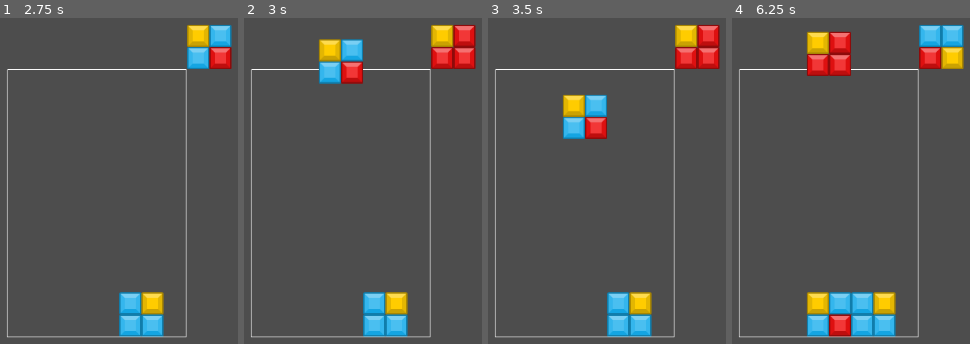
Above: before the commit, frames 1-4 (left to right).
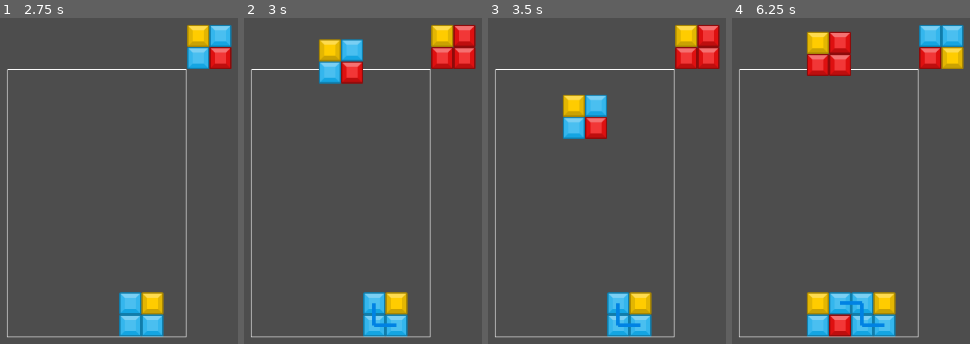
Above: after the commit, the same moments.

Repository: CosecantX/Looper
Game: Godot game, scene res://Scenes/game.tscn
The game is run twice, just before and just after one commit, with the same random seed, the same clock (stepped at 60 frames per second) and the same inputs.
Inputs:
- Up to frame 1 (2.75 s): hold Right (ui_right) 0.53-1.28 s; tap Z (rotate_ccw) at 0.6, 2.1 s; hold Down (ui_down) 1.28-2.03 s; tap X (rotate_cw) at 1.35 s; hold Right (ui_right) from 2.03 s (still down)
- Up to frame 2 (3 s): keep holding Right (ui_right); tap Enter at 2.75 s; tap X (rotate_cw) at 2.85 s
- Up to frame 3 (3.5 s): keep holding Right (ui_right)
- Up to frame 4 (6.25 s): release Right (ui_right) at 3.53 s; hold Left (ui_left) 3.53-5.03 s; tap Z (rotate_ccw) at 3.6, 5.1 s; tap X (rotate_cw) at 4.35, 5.85 s; hold Down (ui_down) 5.03-5.78 s; tap Space at 5.75 s; hold Right (ui_right) from 5.78 s (still down)

Frame 1 is identical in both runs. In frame 2, 0.2% of the frame differs, in the area x 53-65%, y 87-95%; in frame 3, 0.2%; in frame 4, 0.3%, in the area x 45-65%, y 86-95%.

Commit message:
added lines on blocks

Diff:
--- a/Scenes/Blocks/block.gd
+++ b/Scenes/Blocks/block.gd
@@ -3,6 +3,8 @@
 
 enum COLORS {RED, GREEN, BLUE, YELLOW}
 
+@export var line_color : Color
+
 @export var color : COLORS
 
 var pos : Vector2
--- a/Scenes/Blocks/blue_block.tscn
+++ b/Scenes/Blocks/blue_block.tscn
@@ -5,4 +5,5 @@
 
 [node name="Blue Block" instance=ExtResource("1_e38mp")]
 texture = ExtResource("2_wgtre")
+line_color = Color(0, 0.509804, 0.890196, 1)
 color = 2
--- a/Scenes/Blocks/green_block.tscn
+++ b/Scenes/Blocks/green_block.tscn
@@ -5,4 +5,5 @@
 
 [node name="Green Block" instance=ExtResource("1_x70dv")]
 texture = ExtResource("2_8577y")
+line_color = Color(0.462745, 1, 0.427451, 1)
 color = 1
--- a/Scenes/Blocks/red_block.tscn
+++ b/Scenes/Blocks/red_block.tscn
@@ -5,3 +5,4 @@
 
 [node name="Red Block" instance=ExtResource("1_6qecu")]
 texture = ExtResource("2_7oil5")
+line_color = Color(1, 0.458824, 0.423529, 1)
--- a/Scenes/Blocks/yellow_block.tscn
+++ b/Scenes/Blocks/yellow_block.tscn
@@ -5,4 +5,5 @@
 
 [node name="Yellow Block" instance=ExtResource("1_nt1pw")]
 texture = ExtResource("2_e5d54")
+line_color = Color(1, 1, 0, 1)
 color = 3
--- a/Scenes/Board/board.gd
+++ b/Scenes/Board/board.gd
@@ -12,6 +12,8 @@
 @export var fall_acceleration : float = 1
 # How much to increase the fall speed by when holding down
 @export var fall_speed_multiplier : float = 2
+# Width of line to draw between blocks
+@export var line_width : float = 5.0
 
 # Timer that determines the amoount of time you can move the clump while it's on the floor
 @onready var grace_timer = $"Grace Timer"
@@ -70,6 +72,7 @@
 	draw_clump()
 	draw_next_clump()
 	draw_falling_blocks()
+	draw_connection_lines()
 
 # Initializes the board to be empty, and of the proper length
 func initialize_board() -> void:
@@ -102,7 +105,7 @@
 func draw_board() -> void:
 	for x in board_size.x:
 		for y in board_size.y:
-			if get_if_board(Vector2i(x,y)):
+			if get_if_board_with_borders(Vector2i(x,y)):
 				draw_texture(get_board(Vector2i(x,y)).texture, Vector2i(x * block_size.x, y * block_size.y))
 
 # Draw border
@@ -130,10 +133,41 @@
 			draw_texture(block.texture, Vector2(block.pos.x * block_size.x, block.pos.y * block_size.y))
 		queue_redraw()
 
+# Draw lines that connect blocks
+func draw_connection_lines() -> void:
+	for x in board_size.x:
+		for y in board_size.y:
+			if get_if_board_with_borders(Vector2i(x, y)):
+				var line_color = get_board(Vector2i(x, y)).line_color
+				# Check and draw lines for matching block to the right
+				if get_if_block_without_borders(Vector2i(x + 1, y)):
+					var right_block = get_board(Vector2i(x + 1, y))
+					if line_color == right_block.line_color:
+						var starting_block_midpoint = Vector2((x * block_size.x) + (block_size.x / 2), (y * block_size.y) + (block_size.y / 2))
+						var ending_block_midpoint = Vector2(((x + 1) * block_size.x) + (block_size.x / 2), (y * block_size.y) + (block_size.y / 2))
+						draw_line(starting_block_midpoint, ending_block_midpoint,line_color, line_width)
+				# Check and draw lines for matching block below
+				if get_if_block_without_borders(Vector2i(x, y + 1)):
+					var below_block = get_board(Vector2i(x, y + 1))
+					if line_color == below_block.line_color:
+						var starting_block_midpoint = Vector2((x * block_size.x) + (block_size.x / 2), (y * block_size.y) + (block_size.y / 2))
+						var ending_block_midpoint = Vector2((x * block_size.x) + (block_size.x / 2), ((y + 1) * block_size.y) + (block_size.y / 2))
+						draw_line(starting_block_midpoint, ending_block_midpoint,line_color, line_width)
+
+
 # Returns whether a block is present in the passed board position or not
-func get_if_board(board_position : Vector2i) -> bool:
+func get_if_board_with_borders(board_position : Vector2i) -> bool:
 	if board_position.x < 0 or board_position.x >= board_size.x or board_position.y >= board_size.y:
 		return true
+	elif get_board(board_position):
+		return true
+	else:
+		return false
+
+# Returns whether a block exists on board without concern for block borders
+func get_if_block_without_borders(board_position : Vector2i) -> bool:
+	if board_position.x < 0 or board_position.x >= board_size.x or board_position.y >= board_size.y:
+		return false
 	elif get_board(board_position):
 		return true
 	else:
@@ -158,12 +192,12 @@
 	# Test for left movement
 	if direction.x < 0:
 		test_position.x -= 1
-		if get_if_board(Vector2i(floori(test_position.x), ceili(test_position.y) + 1)):
+		if get_if_board_with_borders(Vector2i(floori(test_position.x), ceili(test_position.y) + 1)):
 			test_position = clump_position
 	# Test for right movement
 	if direction.x > 0:
 		test_position.x += 1
-		if get_if_board(Vector2i(floori(test_position.x + 1), ceili(test_position.y) + 1)):
+		if get_if_board_with_borders(Vector2i(floori(test_position.x + 1), ceili(test_position.y) + 1)):
 			test_position = clump_position
 	# Check vertical movement
 	if Input.is_action_pressed("ui_down"):
@@ -171,10 +205,10 @@
 	else:
 		test_position.y = clump_position.y + (direction.y * fall_speed * delta)
 	# Check left block
-	if get_if_board(Vector2i(floori(test_position.x), ceili(test_position.y + 1))):
+	if get_if_board_with_borders(Vector2i(floori(test_position.x), ceili(test_position.y + 1))):
 		test_position.y = ceili(clump_position.y)
 	# Check right block
-	if get_if_board(Vector2i(floori(test_position.x + 1), ceili(test_position.y + 1))):
+	if get_if_board_with_borders(Vector2i(floori(test_position.x + 1), ceili(test_position.y + 1))):
 		test_position.y = ceili(clump_position.y)
 	# Check if there's no vertical movement
 	if (test_position.y == clump_position.y) and grace_timer.is_stopped():
@@ -189,9 +223,9 @@
 func mark_blocks_to_drop() -> void:
 	for x in range(board_size.x - 1, -1, -1):
 		for y in range(board_size.y - 1, -1, -1):
-			if not get_if_board(Vector2i(x, y)):
+			if not get_if_board_with_borders(Vector2i(x, y)):
 				for y2 in range(y - 1, -1, -1):
-					if get_if_board(Vector2i(x, y2)):
+					if get_if_board_with_borders(Vector2i(x, y2)):
 						var block = get_board(Vector2i(x, y2))
 						board[x + (y2 * board_size.x)] = null
 						block.pos = Vector2(x, y2)
@@ -202,7 +236,7 @@
 	for block in falling_blocks:
 		var test_position = block.pos
 		test_position.y = block.pos.y + (fall_speed * fall_speed_multiplier * delta)
-		if get_if_board(Vector2i(floori(test_position.x), ceili(test_position.y))):
+		if get_if_board_with_borders(Vector2i(floori(test_position.x), ceili(test_position.y))):
 			test_position.y = ceili(block.pos.y)
 			set_board(Vector2i(block.pos.x, ceili(block.pos.y)), block)
 			blocks_to_erase.append(block)
